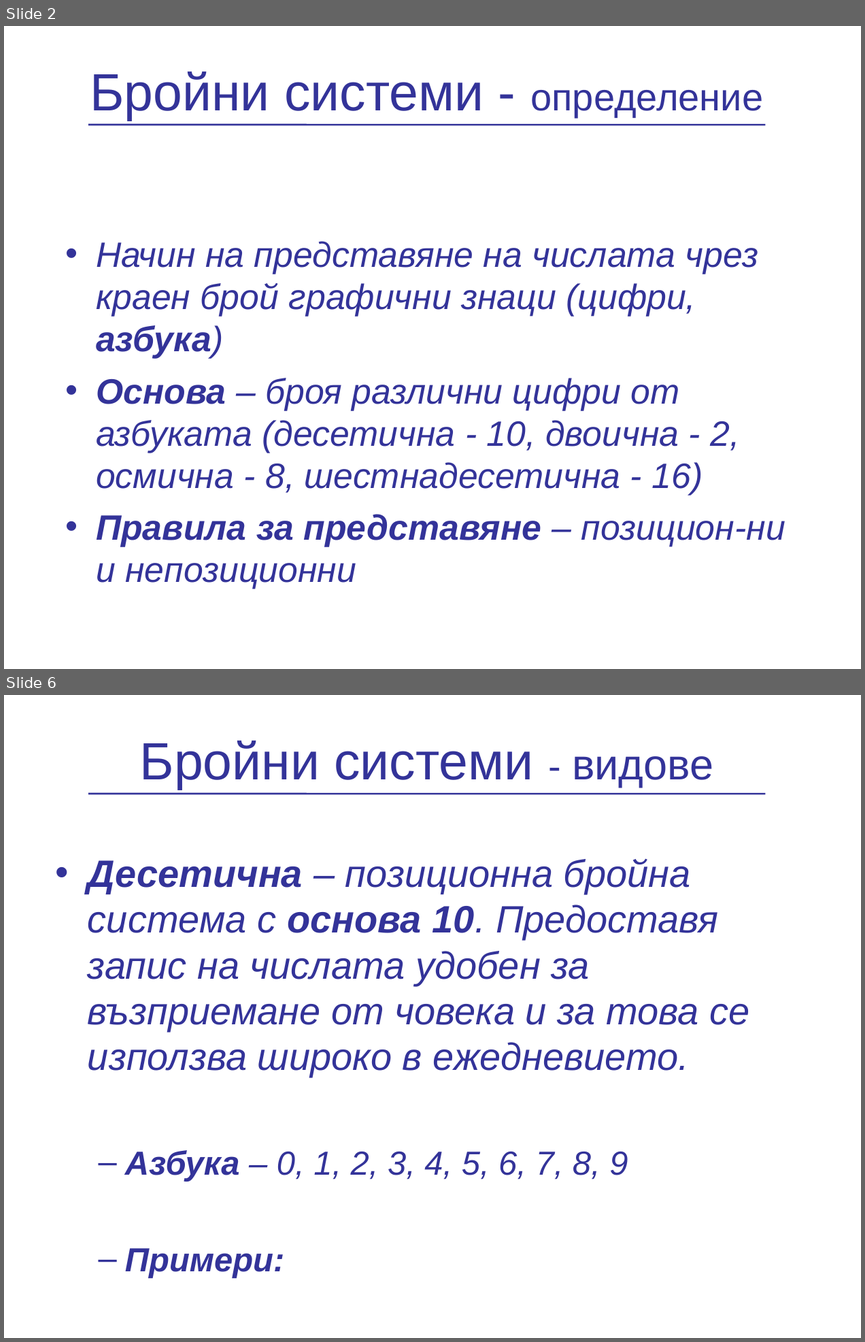
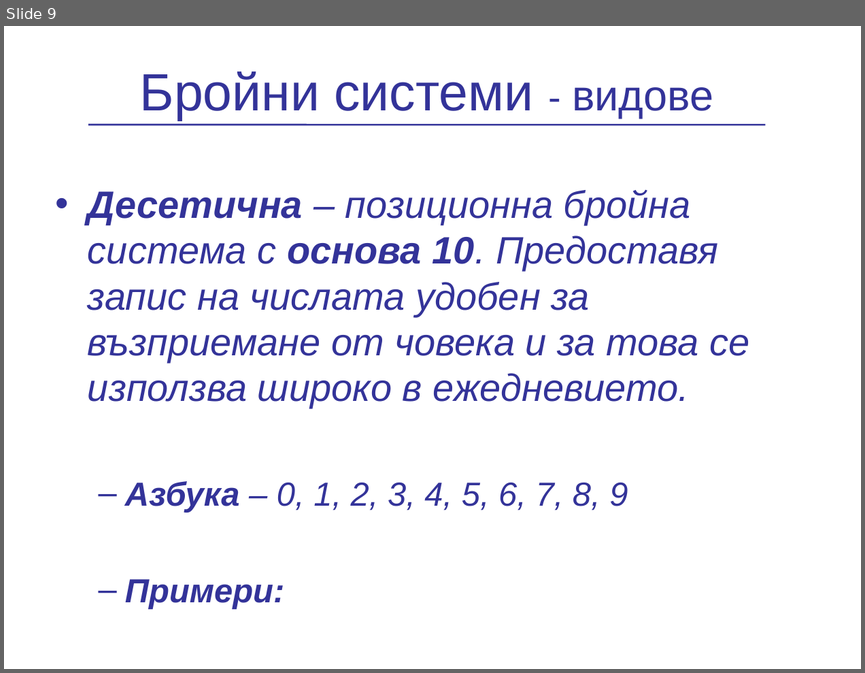
Before and after one commit to vpeevski/academy, a slide deck: Presentations/NumericalSystems/PredstavqneNaChislata.ppt. Shown one above the other, each under a label of ours: slides 2 and 6 before the commit, slide 9 after it; the slides between them are not shown. The pictures are 865x1342 and 865x673 pixels, drawn with LibreOffice and Linux fonts; fonts in the diff are those of the drawing; background and template pictures are left out. Boxes give left, top, right and bottom in pixels: in the first picture for what was removed or moved away, otherwise in the second. Text is boxed around its words. In the diff, an @@ line names an element or a change of style, - is before the commit and + after.

```diff
--- a/Presentations/NumericalSystems/PredstavqneNaChislata.ppt
+++ b/Presentations/NumericalSystems/PredstavqneNaChislata.ppt
@@ slide 2 removed at [4, 26, 861, 669], background picture (left out) @@
@@ title removed at [90, 72, 764, 121] @@
-Бройни системи - определение
@@ line removed from (88, 125) to (765, 125) @@
@@ text removed at [96, 241, 785, 589] @@
-• Начин на представяне на числата чрез краен брой графични знаци (цифри, азбука)
-• Основа – броя различни цифри от азбуката (десетична - 10, двоична - 2, осмична - 8, шестнадесетична - 16)
-• Правила за представяне – позицион-ни и непозиционни
@@ what was slide 6 is now slide 9 @@
```
Also in this commit, not shown: 8 slides added, 4 other slides removed, 1 other file.
